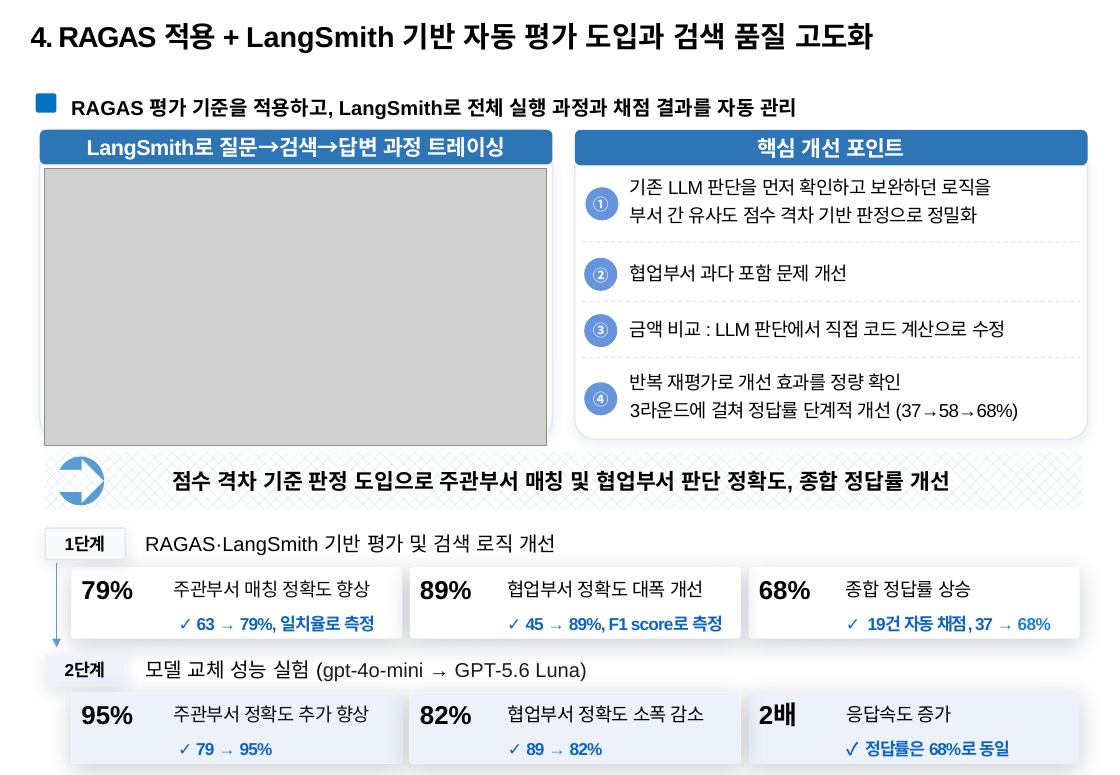
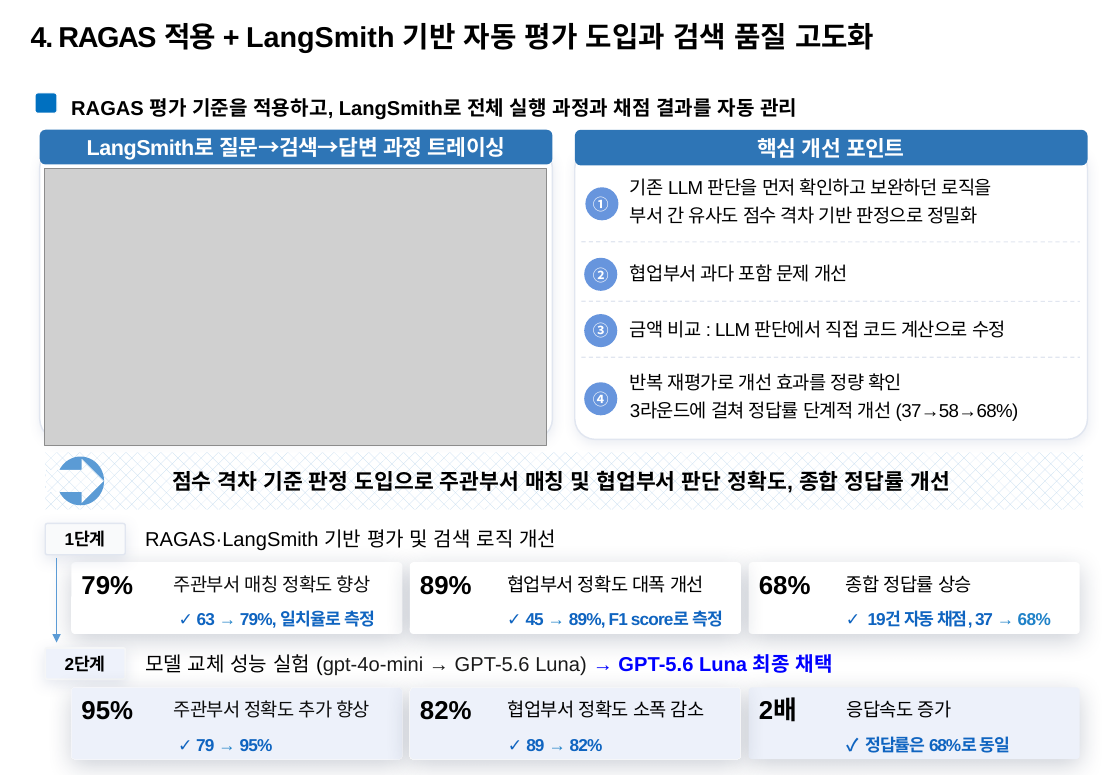
Before and after one commit to temmi81-hue/department-ragas, a slide deck: slide 5 of presentation/260916_AI활용_업무지침네비게이터_5차 수정.pptx. Drawn at 1120x775 pixels with LibreOffice and Linux fonts; fonts in the diff are those of the drawing; grey boxes stand for pictures; background and template pictures are left out. Boxes give left, top, right and bottom in pixels: in the first picture for what was removed or moved away, otherwise in the second. Text is boxed around its words. In the diff, an @@ line names an element or a change of style, - is before the commit and + after.

```diff
--- a/presentation/260916_AI활용_업무지침네비게이터_5차 수정.pptx
+++ b/presentation/260916_AI활용_업무지침네비게이터_5차 수정.pptx
@@ 19 texts, 8 rounded rectangles, 1 arrow: place and size @@
-19 texts, 8 rounded rectangles, 1 arrow at <box>46,528,1080,764</box>
+19 texts, 8 rounded rectangles, 1 arrow at <box>46,524,1080,759</box>
@@ text at <box>145,654,833,675</box>: text changed @@
-모델 교체 성능 실험 (gpt-4o-mini → GPT-5.6 Luna)
+모델 교체 성능 실험 (gpt-4o-mini → GPT-5.6 Luna) → GPT-5.6 Luna 최종 채택
```
Also in this commit, not shown: 3 other slides changed, 5 other files.
